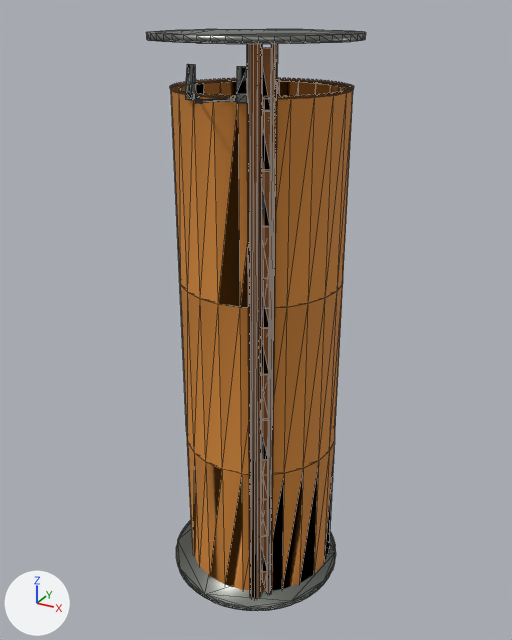
What one commit did to the glTF model assets/parts/generated/shuttle-pl400-tank.glb.
Camera for both pictures: a camera (50 mm lens) standing at (2.04, -3.71, 1.94) and looking at (-0.01, 0.03, 0.07). Lighting does not change. The marker at lower left points along +X, +Y and +Z. The older version comes first. Mesh edges are drawn as thin lines. Where no turn or scale is listed for an object, it has been applied to the vertices. Vertices at exactly the same position are counted once.

In view in the first picture: 'shuttle-pl400-tank'.
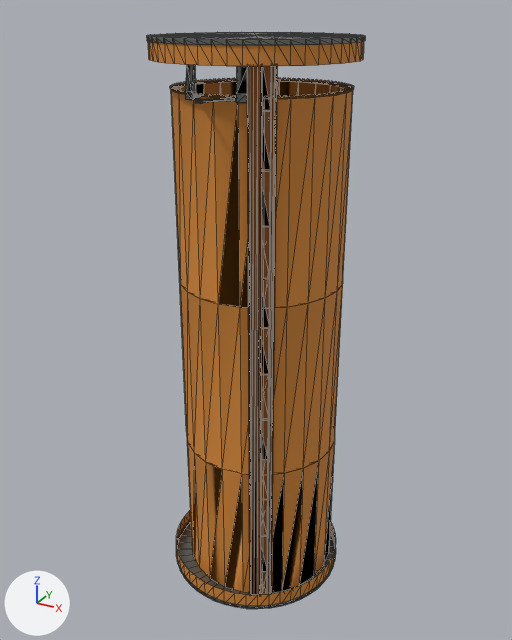
Commit message: fix: attach tank barrel closures

Where the newer file only moved an object's origin or applied its transform, the numbers keep the older frame.

Patch to the scene script:
```diff
--- a/assets/parts/generated/shuttle-pl400-tank.glb.py
+++ b/assets/parts/generated/shuttle-pl400-tank.glb.py
@@ me_shuttle_pl400_tank @@
 # used by ob_shuttle_pl400_tank; location = (0.0, 0.0, 0.0)
-me_shuttle_pl400_tank.from_pydata(...)  # 1172 vertices, 1876 faces; spans x -0.6..0.6, y -0.6..0.6, z -1.82..1.82
+me_shuttle_pl400_tank.from_pydata(...)  # 1366 vertices, 2172 faces; spans x -0.6..0.6, y -0.6..0.6, z -1.8..1.8
+# me_shuttle_pl400_tank part 1: the loose piece of 96 vertices spanning x -0.6..0.6, y -0.6..0.6, z -1.82..-1.78 is rebuilt with 193 vertices and now spans x -0.6..0.6, y -0.6..0.6, z -1.8..-1.68
+# me_shuttle_pl400_tank part 2: the loose piece of 96 vertices spanning x -0.6..0.6, y -0.6..0.6, z 1.78..1.82 is rebuilt with 193 vertices and now spans x -0.6..0.6, y -0.6..0.6, z 1.68..1.8
+# me_shuttle_pl400_tank part 3
+# 2 vertices are removed from x 0.11, y -0.44, z 1.5..1.52
+# 20 faces are deleted
+# 2 vertices move within x 0.12, y -0.44, z 1.5..1.52
+# 2 vertices are added at (0.12, -0.44, 1.5), (0.12, -0.44, 1.52)
+# 20 new faces join them, mat_tank_unmarked_bracket_metal (grey #81847e)
 me_shuttle_pl400_tank.materials.append(mat_tank_orange_foam)
```

Boxes [x1, y1, x2, y2] around the edits, measured in the pictures (512 x 640 px; the box of a moved part takes in the faces that stretch with it):
'shuttle-pl400-tank', reshaped
    before: [146, 29, 366, 611]
    after: [146, 32, 365, 609]
part 1 of me_shuttle_pl400_tank, rebuilt (8% taller)
    before: [176, 520, 336, 611]
    after: [176, 511, 336, 609]
part 2 of me_shuttle_pl400_tank, rebuilt (119% taller)
    before: [146, 29, 366, 44]
    after: [146, 32, 365, 66]
part 3 of me_shuttle_pl400_tank, moved or reshaped
    both: [203, 97, 236, 102]
